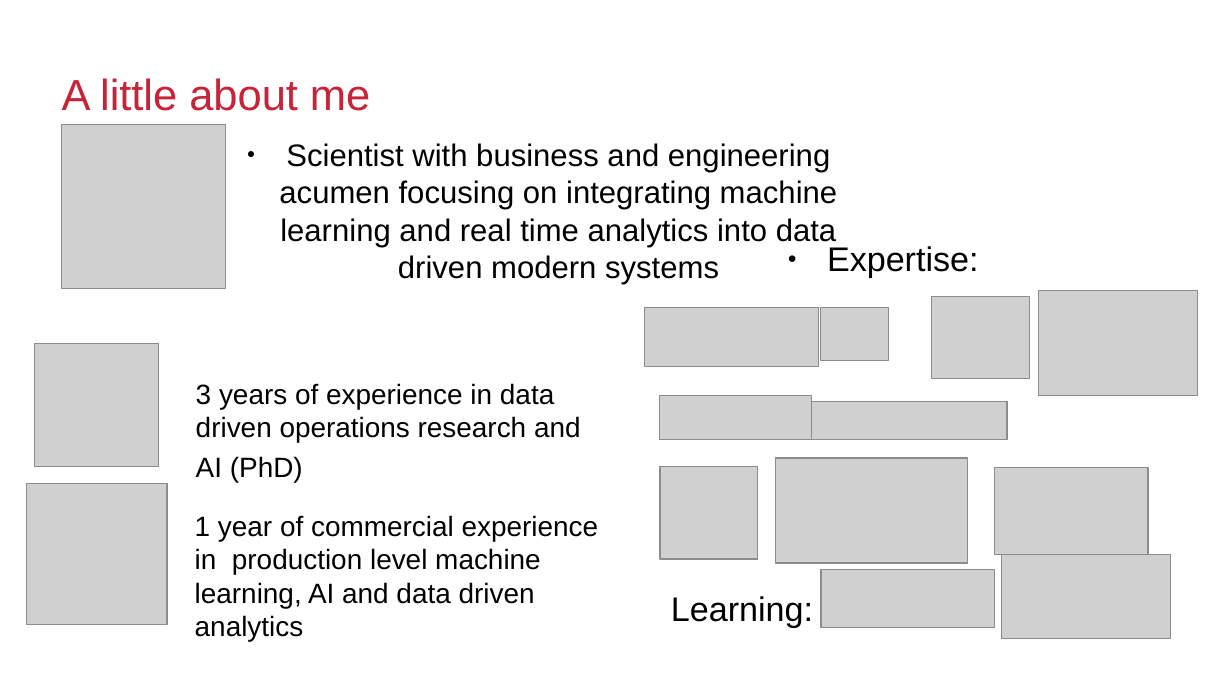
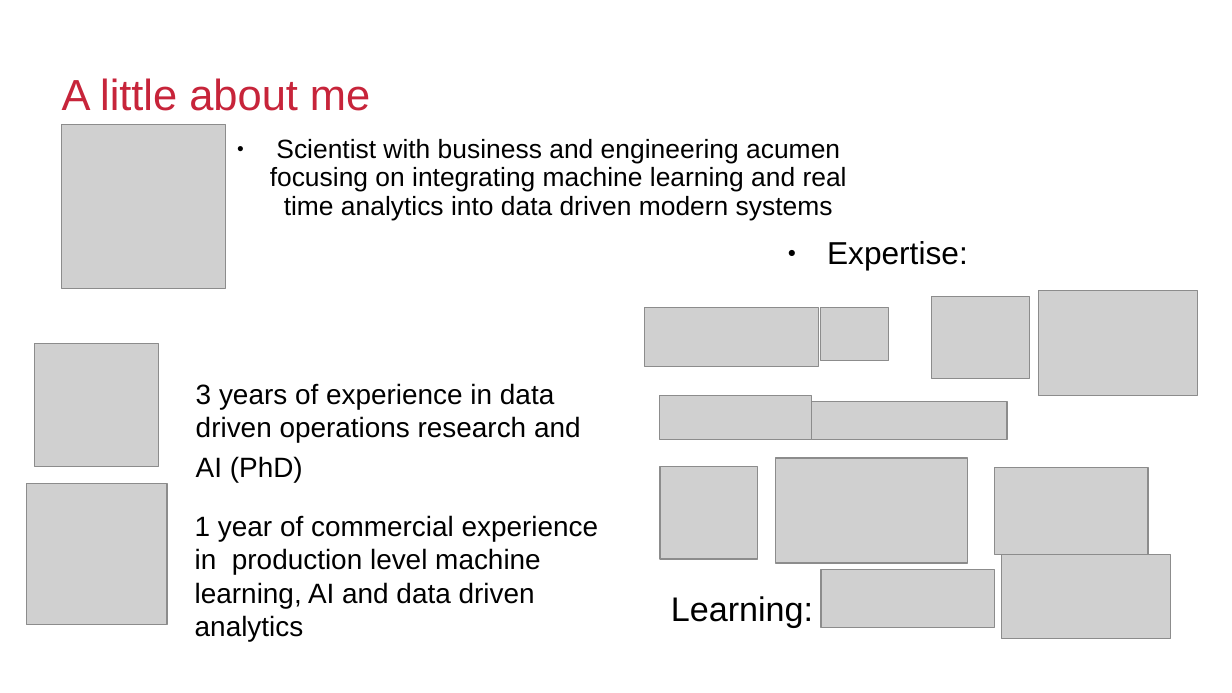
Before and after one commit to kalyanb29/Customer, a slide deck: slide 2 of Analytics.pptx. Drawn at 1232x693 pixels with LibreOffice and Linux fonts; fonts in the diff are those of the drawing; grey boxes stand for pictures; background and template pictures are left out. Boxes give left, top, right and bottom in pixels: in the first picture for what was removed or moved away, otherwise in the second. Text is boxed around its words. In the diff, an @@ line names an element or a change of style, - is before the commit and + after.

```diff
--- a/Analytics.pptx
+++ b/Analytics.pptx
@@ text "Scientist with business and engineering ..." at (270,139,847,220): size 20 to 17 pt; line spacing 1 to 0.9 @@
@@ text "Expertise:" at (827,241,968,270): size 22 to 20.4 pt; line spacing 1 to 0.9 @@
```
Also in this commit, not shown: 8 other slides changed, 1 slide added.
